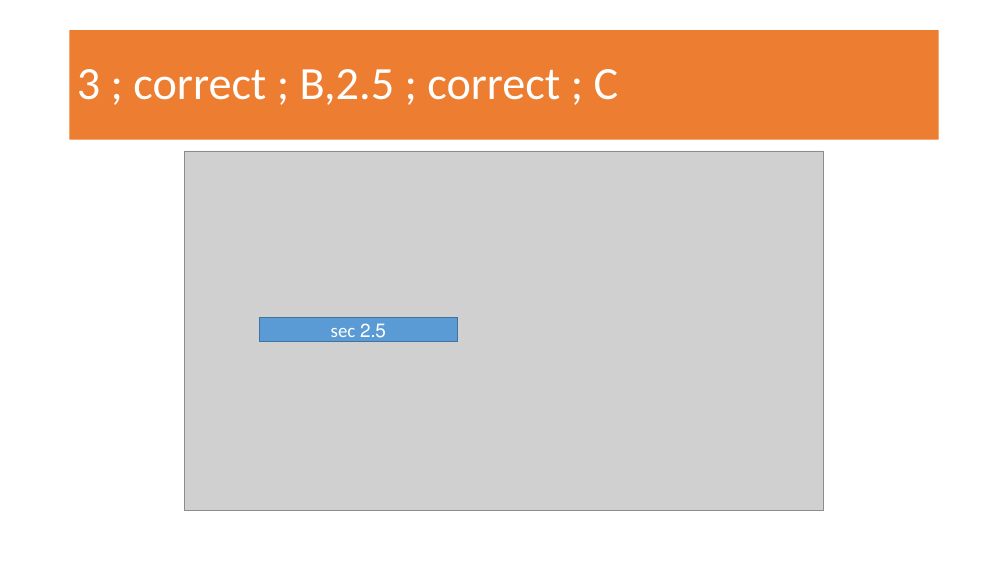
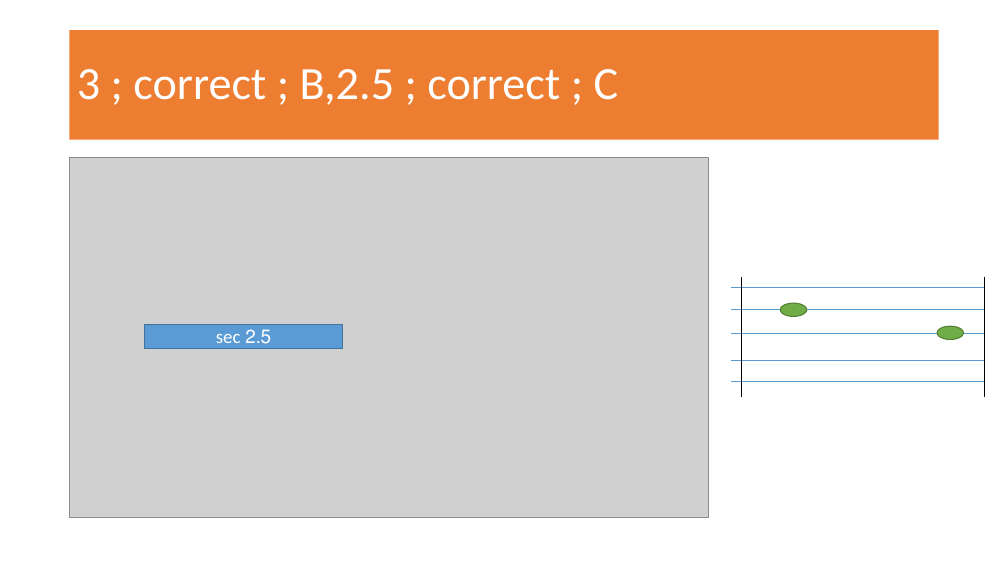
Before and after one commit to chenklein/GoFish_Unity, a slide deck: slide 2 of level design issues.pptx. Drawn at 1008x567 pixels with LibreOffice and Linux fonts; fonts in the diff are those of the drawing; grey boxes stand for pictures. Boxes give left, top, right and bottom in pixels: in the first picture for what was removed or moved away, otherwise in the second. Text is boxed around its words. In the diff, an @@ line names an element or a change of style, - is before the commit and + after.

```diff
--- a/level design issues.pptx
+++ b/level design issues.pptx
@@ picture: place and size @@
-picture at (185,151,824,511)
+picture at (70,157,709,517)
@@ group added at (731,277,985,398): 7 lines, 2 ellipses @@
@@ rectangle "2.5 sec": place and size @@
-rectangle "2.5 sec" at (259,318,458,342)
+rectangle "2.5 sec" at (144,324,343,349)
```
Also in this commit, not shown: 2 other slides changed, 1 slide removed, 1 other file.
